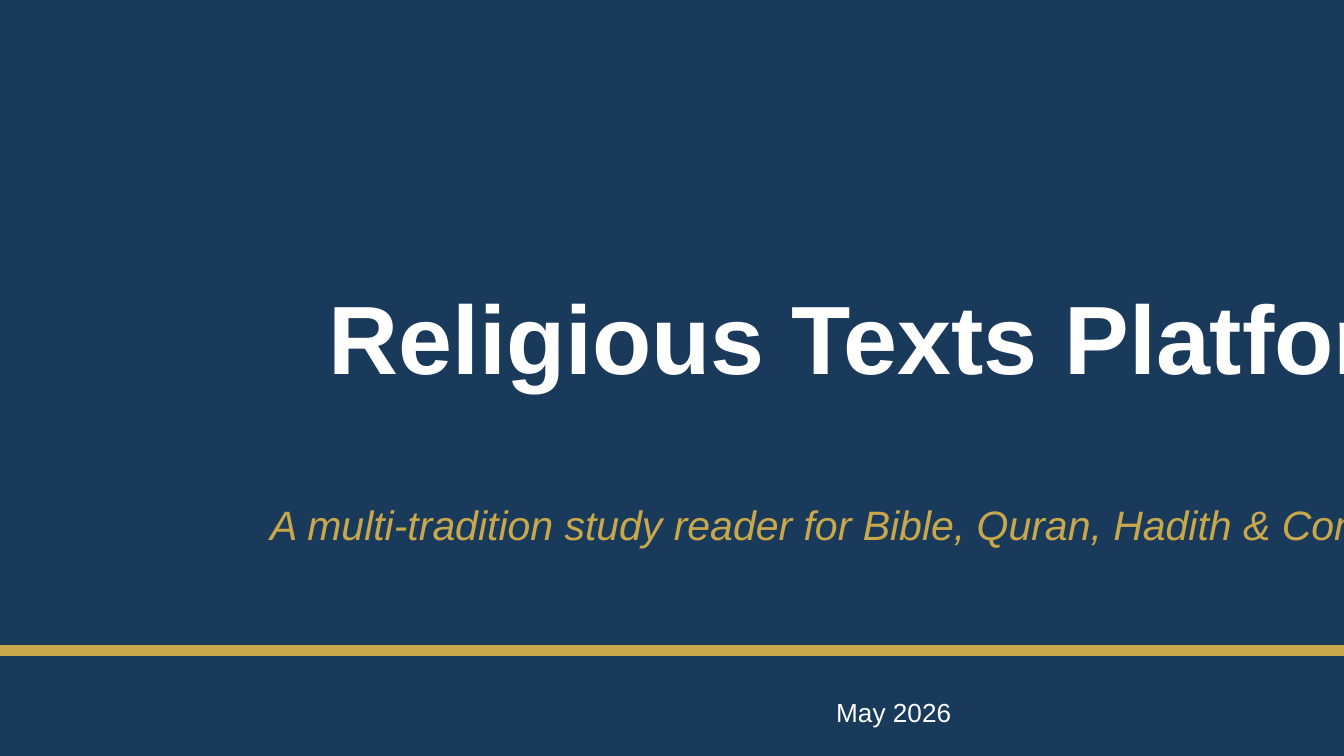
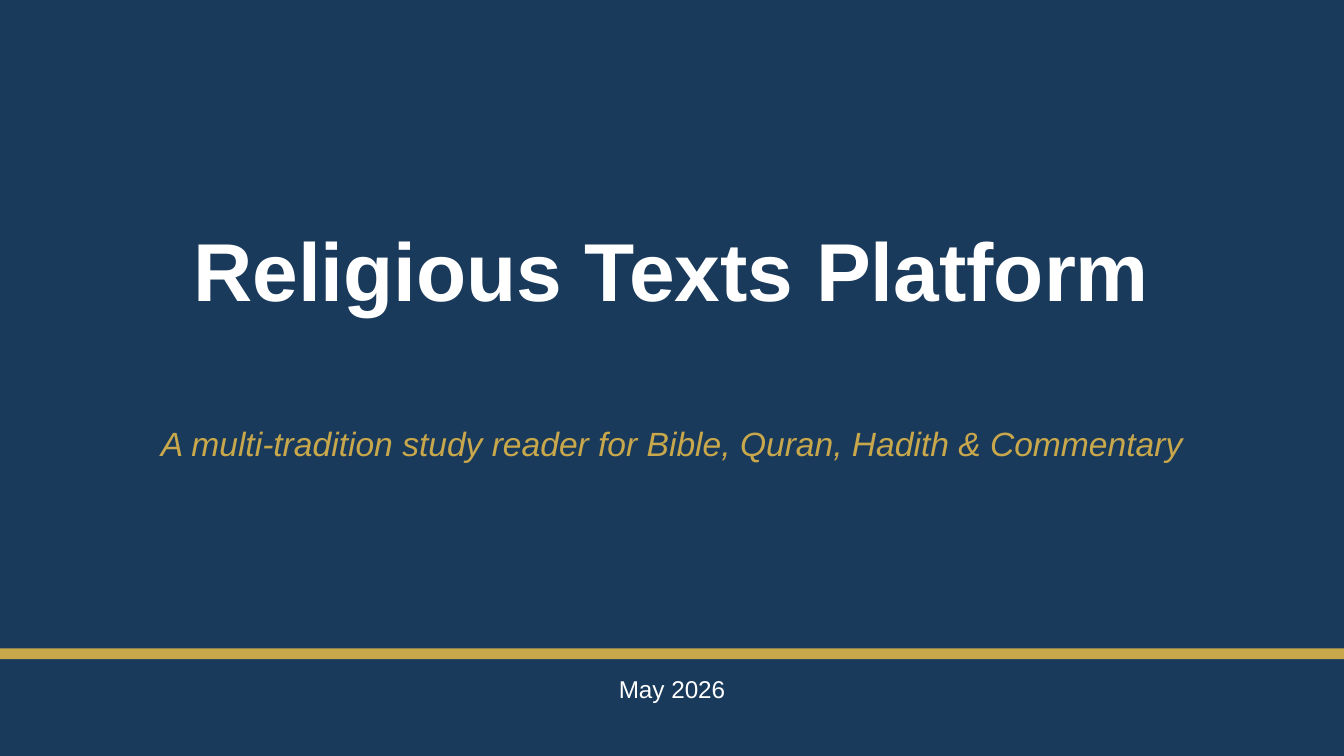
Before and after one commit to christa-claw/religious-texts, a slide deck: slide 1 of docs/religious-texts-overview.pptx. Drawn at 1344x756 pixels with LibreOffice and Linux fonts; fonts in the diff are those of the drawing. Boxes give left, top, right and bottom in pixels: in the first picture for what was removed or moved away, otherwise in the second. Text is boxed around its words. In the diff, an @@ line names an element or a change of style, - is before the commit and + after.

```diff
--- a/docs/religious-texts-overview.pptx
+++ b/docs/religious-texts-overview.pptx
@@ text "Religious Texts Platform": place and size @@
-text "Religious Texts Platform" at (329, 303, 1038, 392)
+text "Religious Texts Platform" at (193, 241, 1149, 316)
@@ text "Religious Texts Platform" at (193, 241, 1149, 316): size 52 to 44 pt @@
@@ text "A multi-tradition study reader for ...": place and size @@
-text "A multi-tradition study reader for ..." at (270, 510, 1232, 548)
+text "A multi-tradition study reader for ..." at (161, 431, 1182, 462)
@@ text "A multi-tradition study reader for ..." at (161, 431, 1182, 462): size 22 to 18 pt @@
@@ rectangle: place and size @@
-rectangle at (0, 645, 1344, 656)
+rectangle at (0, 649, 1344, 660)
@@ text "May 2026": place and size @@
-text "May 2026" at (836, 703, 951, 728)
+text "May 2026" at (619, 681, 725, 703)
@@ text "May 2026" at (619, 681, 725, 703): size 14 to 13 pt @@
```
Also in this commit, not shown: 6 other slides changed, 5 other files.
